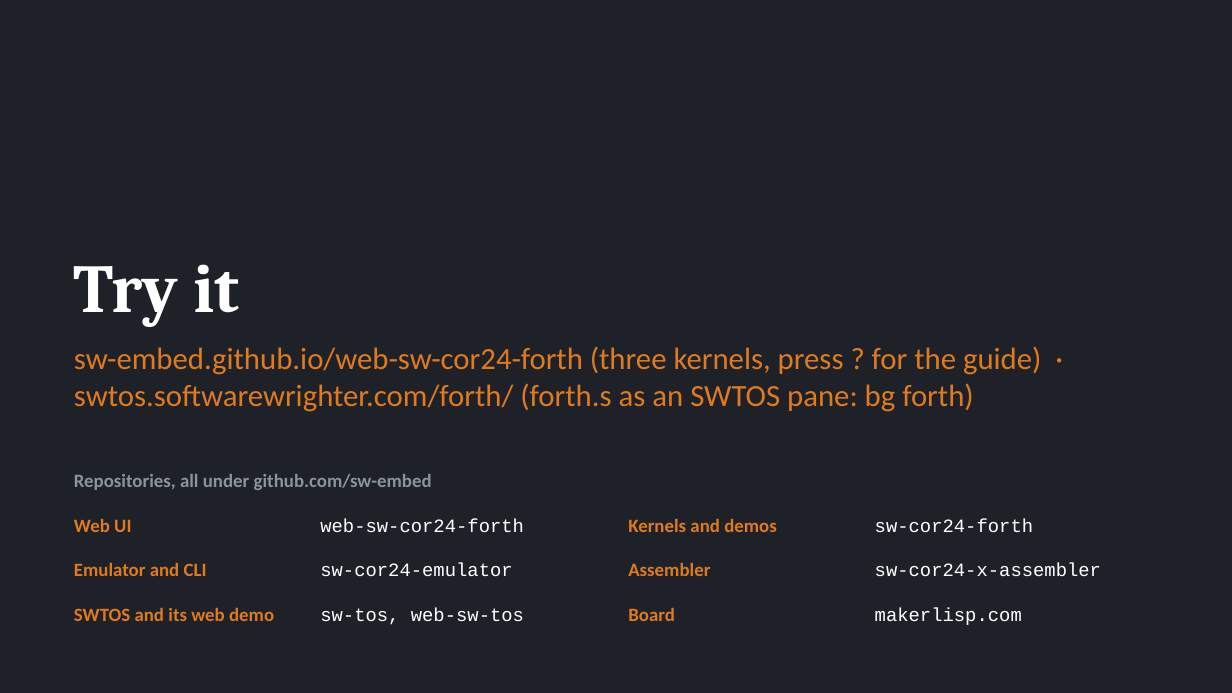
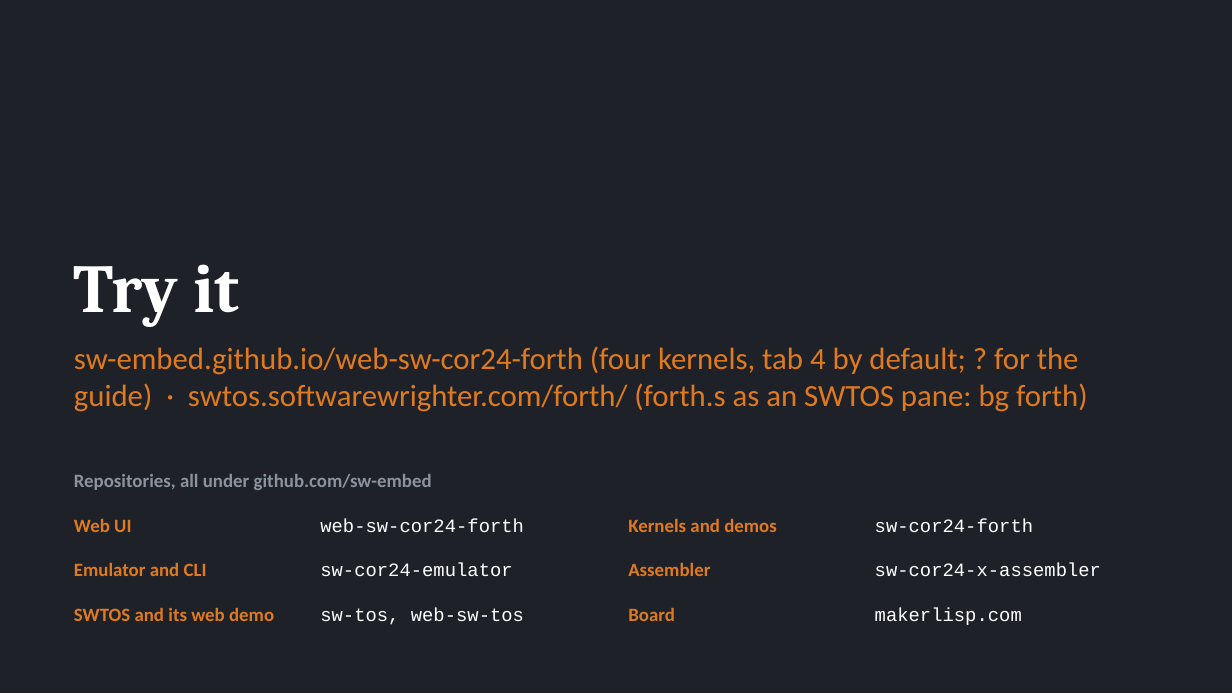
Before and after one commit to sw-embed/web-sw-cor24-forth, a slide deck: slide 22 of docs/forth-on-cor24.pptx. Drawn at 1232x693 pixels with LibreOffice and Linux fonts; fonts in the diff are those of the drawing. Boxes give left, top, right and bottom in pixels: in the first picture for what was removed or moved away, otherwise in the second. Text is boxed around its words. In the diff, an @@ line names an element or a change of style, - is before the commit and + after.

```diff
--- a/docs/forth-on-cor24.pptx
+++ b/docs/forth-on-cor24.pptx
@@ text at [74,346,1087,412]: text changed @@
-sw-embed.github.io/web-sw-cor24-forth (three kernels, press ? for the guide) · swtos.softwarewrighter.com/forth/ (forth.s as an SWTOS pane: bg forth)
+sw-embed.github.io/web-sw-cor24-forth (four kernels, tab 4 by default; ? for the guide) · swtos.softwarewrighter.com/forth/ (forth.s as an SWTOS pane: bg forth)
```
Also in this commit, not shown: 13 other slides changed, 1 other file.
